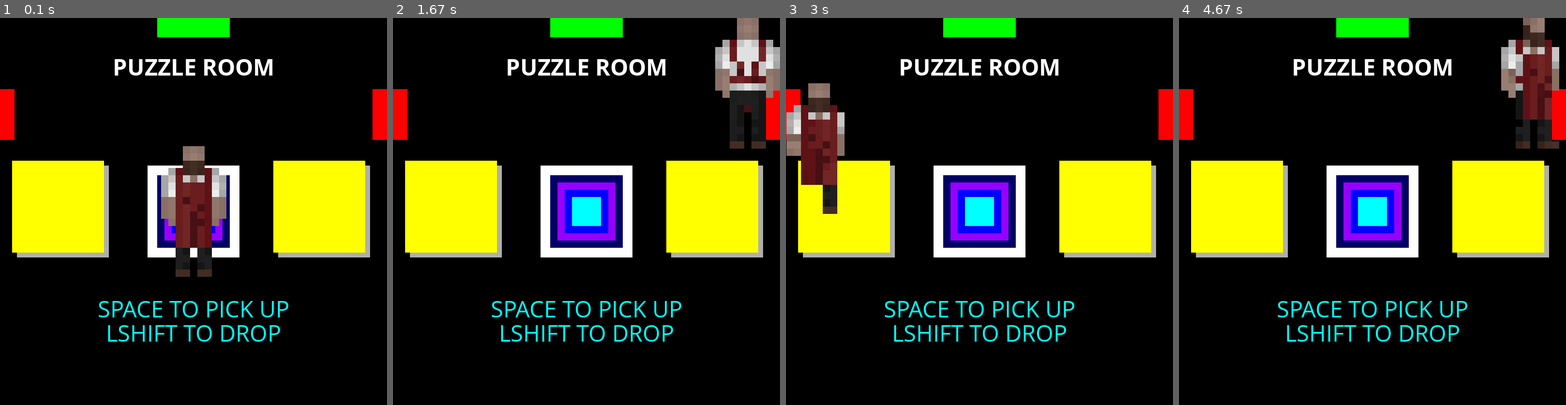
Above: before the commit, frames 1-4 (left to right).
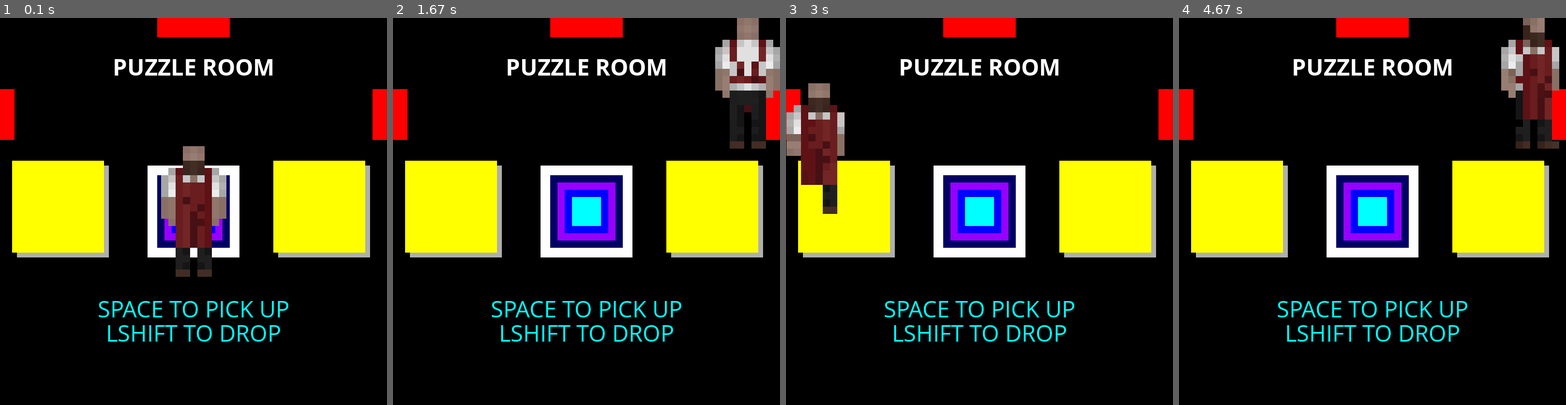
Above: after the commit, the same moments.

Repository: GetInk/useless_magnets
Game: pygame game, started from main.py
The game is run twice, just before and just after one commit, with the same random seed, the same clock (stepped at 60 frames per second) and the same inputs.
Inputs:
- Up to frame 1 (0.1 s): no input
- Up to frame 2 (1.67 s): tap Space at 0.33 s; hold Right 0.67-1.13 s; hold Up 1.17-1.47 s
- Up to frame 3 (3 s): tap Shift at 2 s; hold Left 2.33-2.87 s; hold Down from 2.9 s (still down)
- Up to frame 4 (4.67 s): release Down at 3.2 s; hold Up 3.67-4.03 s; hold Right from 4.07 s (still down)

The runs differ from the first frame. In frame 1, 0.9% of the frame differs, in the area x 40-60%, y 0-5%; in frame 2, 0.9%; in frame 3, 0.9%; in frame 4, 0.9%.

Commit message:
orginized main.py

Diff:
--- a/main.py
+++ b/main.py
@@ -523,79 +523,6 @@
     shiftRest +=  shiftAdd
     spaceRest += spaceAdd
 
-    # DO ROOM NAME
-    message(where.roomName, white, 0, -300, 50, screenSizeX, screenSizeY, True)
-    # DO ROOM MESSAGES
-    for Message in where.message:
-        message(Message[0], Message[1], Message[2], Message[3], Message[4], screenSizeX, screenSizeY, Message[5])
-    # DRAW SQUARE
-    if where.itemsR != []:
-        Sorted = []
-        for item in where.itemsR:
-            for inItem in item:
-                when = item[inItem]["whenDraw"]
-                Sorted.append(when)
-        bubble(Sorted)
-        for inSorted in Sorted:
-            for item in where.itemsR:
-                for inItem in item:
-                    Item = item[inItem]
-                    draw = Item["draw"]
-                    when = Item["whenDraw"]
-                    Type = Item["type"]
-                    shape = draw[len(draw)-1]
-                    if Type != "untuchable":
-                        if Type != "pedistal" and Type != "PP" and Type != "itemPP":
-                            if when == inSorted:
-                                if shape == "squ":
-                                    drawRect(draw[0], draw[1], draw[2], draw[2], draw[3])
-                                elif shape == "rect":
-                                    drawRect(draw[0], draw[1], draw[2], draw[3], draw[4])
-                        elif Type == "pedistal":
-                            if when == inSorted:
-                                pressure = Item["pressure"]
-                                if pressure == True:
-                                    pressed = Item["pressed"]
-                                    if pressed == False:
-                                        drawRect(draw[0], draw[1], draw[2], draw[2], gray)
-                                        drawRect(draw[0]-10, draw[1]-10, draw[2], draw[2], draw[3])
-                                    else:
-                                        drawRect(draw[0], draw[1], draw[2], draw[2], draw[3])
-                                else:
-                                    drawRect(draw[0], draw[1], draw[2], draw[2], draw[3])
-                        elif Type == "PP" or Type == "itemPP":
-                            if when == inSorted:
-                                pressed = Item["pressed"]
-                                if pressed == False:
-                                    drawRect(draw[0], draw[1], draw[2], draw[2], gray)
-                                    drawRect(draw[0]-10, draw[1]-10, draw[2], draw[2], draw[3])
-                                else:
-                                    drawRect(draw[0], draw[1], draw[2], draw[2], draw[3])
-    # CREATING PEDISTAL AND PRESSURE PLATE PRESSURE
-    if where.itemsR != []:
-        for item in where.itemsR:
-            for inItem in item:
-                Item = item[inItem]
-                Type = Item["type"]
-                if Type == "pedistal":
-                    pressure = Item["pressure"]
-                    items = Item["items"]
-                    if pressure == True:
-                        if items != []:
-                            Item["pressed"] = True
-                        else:
-                            Item["pressed"] = False
-                elif Type == "itemPP":
-                    draw = Item["draw"]
-                    for item2 in where.itemsR:
-                        for inItem2 in item2:
-                            Item2 = item2[inItem2]
-                            draw2 = Item2["draw"]
-                            if inItem != inItem2:
-                                if draw2[0] < draw[0]+draw[2]/2+draw2[2]/2 and draw2[0] > draw[0]-draw[2]/2-draw2[2]/2 and draw2[1] < draw[1]+draw[len(draw)-3]/2+draw2[len(draw2)-3]/2 and draw2[1] > draw[1]-draw[len(draw)-3]/2-draw2[len(draw2)-3]/2:
-                                    Item["pressed"] = True
-                                else:
-                                    Item["pressed"] = False
     # NEW ITEMS:
     #   MAGNETS
     for item in where.itemsR:
@@ -708,7 +635,7 @@
                                 Door = door[inDoor]
                                 draw = Door["draw"]
                                 doorSize = [draw[2], draw[3]]
-                                if current.x <= draw[0]+doorSize[0]/2+current.size[0] and current.y > draw[1]-doorSize[1]/2-current.size[1] and current.y < draw[1]+doorSize[1]/2+current.size[1] and current.x > draw[0]-doorSize[0]/2-current.size[0]:
+                                if contact(draw):
                                     if keyPressed("space"):
                                         doTake = False
                                         Door["open"] = True
@@ -718,6 +645,7 @@
                                         for delItem in range(0, len(current.itemsB)):
                                             if current.itemsB[delItem] == key:
                                                 del current.itemsB[delItem]
+
     # EVENTS:
     #   OPENING DOORS
     if where.where == room["start"]:
@@ -782,6 +710,81 @@
                     unlockedDoor = ""
                     unlockedWith = ""
                     roomAnunce = ""
+
+    # DRAW SQUARE
+    if where.itemsR != []:
+        Sorted = []
+        for item in where.itemsR:
+            for inItem in item:
+                when = item[inItem]["whenDraw"]
+                Sorted.append(when)
+        bubble(Sorted)
+        for inSorted in Sorted:
+            for item in where.itemsR:
+                for inItem in item:
+                    Item = item[inItem]
+                    draw = Item["draw"]
+                    when = Item["whenDraw"]
+                    Type = Item["type"]
+                    shape = draw[len(draw)-1]
+                    if Type != "untuchable":
+                        if Type != "pedistal" and Type != "PP" and Type != "itemPP":
+                            if when == inSorted:
+                                if shape == "squ":
+                                    drawRect(draw[0], draw[1], draw[2], draw[2], draw[3])
+                                elif shape == "rect":
+                                    drawRect(draw[0], draw[1], draw[2], draw[3], draw[4])
+                        elif Type == "pedistal":
+                            if when == inSorted:
+                                pressure = Item["pressure"]
+                                if pressure == True:
+                                    pressed = Item["pressed"]
+                                    if pressed == False:
+                                        drawRect(draw[0], draw[1], draw[2], draw[2], gray)
+                                        drawRect(draw[0]-10, draw[1]-10, draw[2], draw[2], draw[3])
+                                    else:
+                                        drawRect(draw[0], draw[1], draw[2], draw[2], draw[3])
+                                else:
+                                    drawRect(draw[0], draw[1], draw[2], draw[2], draw[3])
+                        elif Type == "PP" or Type == "itemPP":
+                            if when == inSorted:
+                                pressed = Item["pressed"]
+                                if pressed == False:
+                                    drawRect(draw[0], draw[1], draw[2], draw[2], gray)
+                                    drawRect(draw[0]-10, draw[1]-10, draw[2], draw[2], draw[3])
+                                else:
+                                    drawRect(draw[0], draw[1], draw[2], draw[2], draw[3])
+    # CREATING PEDISTAL AND PRESSURE PLATE PRESSURE
+    if where.itemsR != []:
+        for item in where.itemsR:
+            for inItem in item:
+                Item = item[inItem]
+                Type = Item["type"]
+                if Type == "pedistal":
+                    pressure = Item["pressure"]
+                    items = Item["items"]
+                    if pressure == True:
+                        if items != []:
+                            Item["pressed"] = True
+                        else:
+                            Item["pressed"] = False
+                elif Type == "itemPP":
+                    draw = Item["draw"]
+                    for item2 in where.itemsR:
+                        for inItem2 in item2:
+                            Item2 = item2[inItem2]
+                            draw2 = Item2["draw"]
+                            if inItem != inItem2:
+                                if draw2[0] < draw[0]+draw[2]/2+draw2[2]/2 and draw2[0] > draw[0]-draw[2]/2-draw2[2]/2 and draw2[1] < draw[1]+draw[len(draw)-3]/2+draw2[len(draw2)-3]/2 and draw2[1] > draw[1]-draw[len(draw)-3]/2-draw2[len(draw2)-3]/2:
+                                    Item["pressed"] = True
+                                else:
+                                    Item["pressed"] = False
+    # DO ROOM NAME
+    message(where.roomName, white, 0, -300, 50, screenSizeX, screenSizeY, True)
+    # DO ROOM MESSAGES
+    for Message in where.message:
+        message(Message[0], Message[1], Message[2], Message[3], Message[4], screenSizeX, screenSizeY, Message[5])
+
     tick(fps)
     updateDisplay()
 
--- a/rooms.py
+++ b/rooms.py
@@ -106,7 +106,7 @@
                         "type":"door",
                         "draw":[400, 20, 150, 40, red, "rect"],
                         "whenDraw":0,
-                        "open":True,
+                        "open":False,
                         "used":False
                     }
                 }
